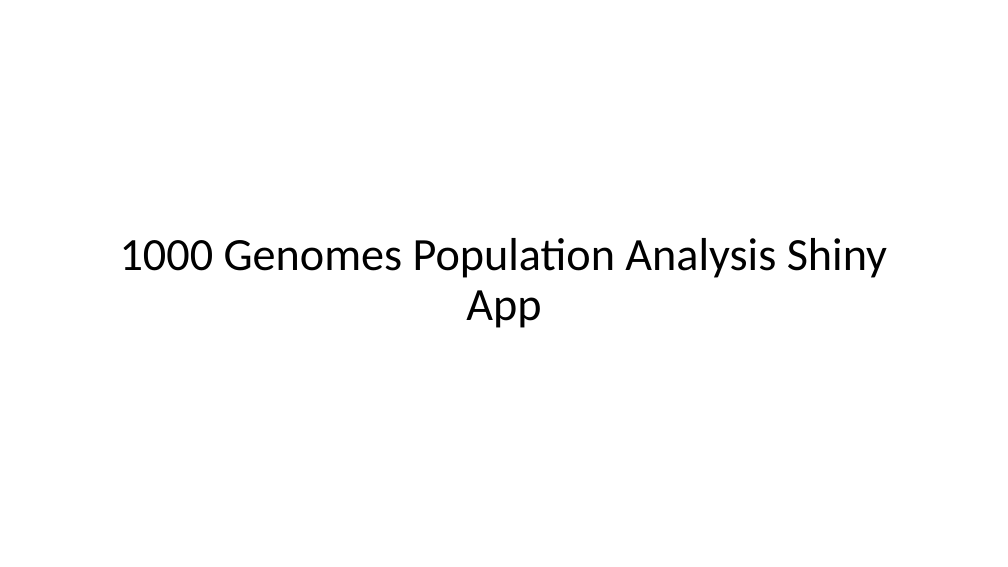
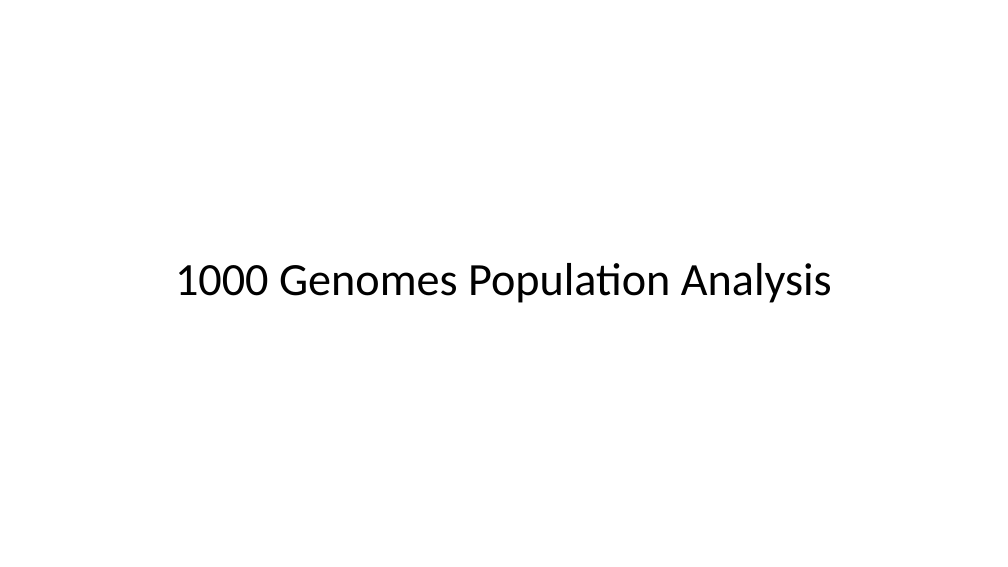
Before and after one commit to dfan/HST-2016, a slide deck: slide 4 of week_6/For_Zak.pptx (slide 3 before the commit). Drawn at 1008x567 pixels with LibreOffice and Linux fonts; fonts in the diff are those of the drawing. Boxes give left, top, right and bottom in pixels: in the first picture for what was removed or moved away, otherwise in the second. Text is boxed around its words. In the diff, an @@ line names an element or a change of style, - is before the commit and + after.

```diff
--- a/week_6/For_Zak.pptx
+++ b/week_6/For_Zak.pptx
@@ title at (175, 263, 832, 303): text changed @@
-1000 Genomes Population Analysis Shiny App
+1000 Genomes Population Analysis
```
Also in this commit, not shown: 8 other slides changed, 4 slides added, 9 slides removed, 23 other files.
